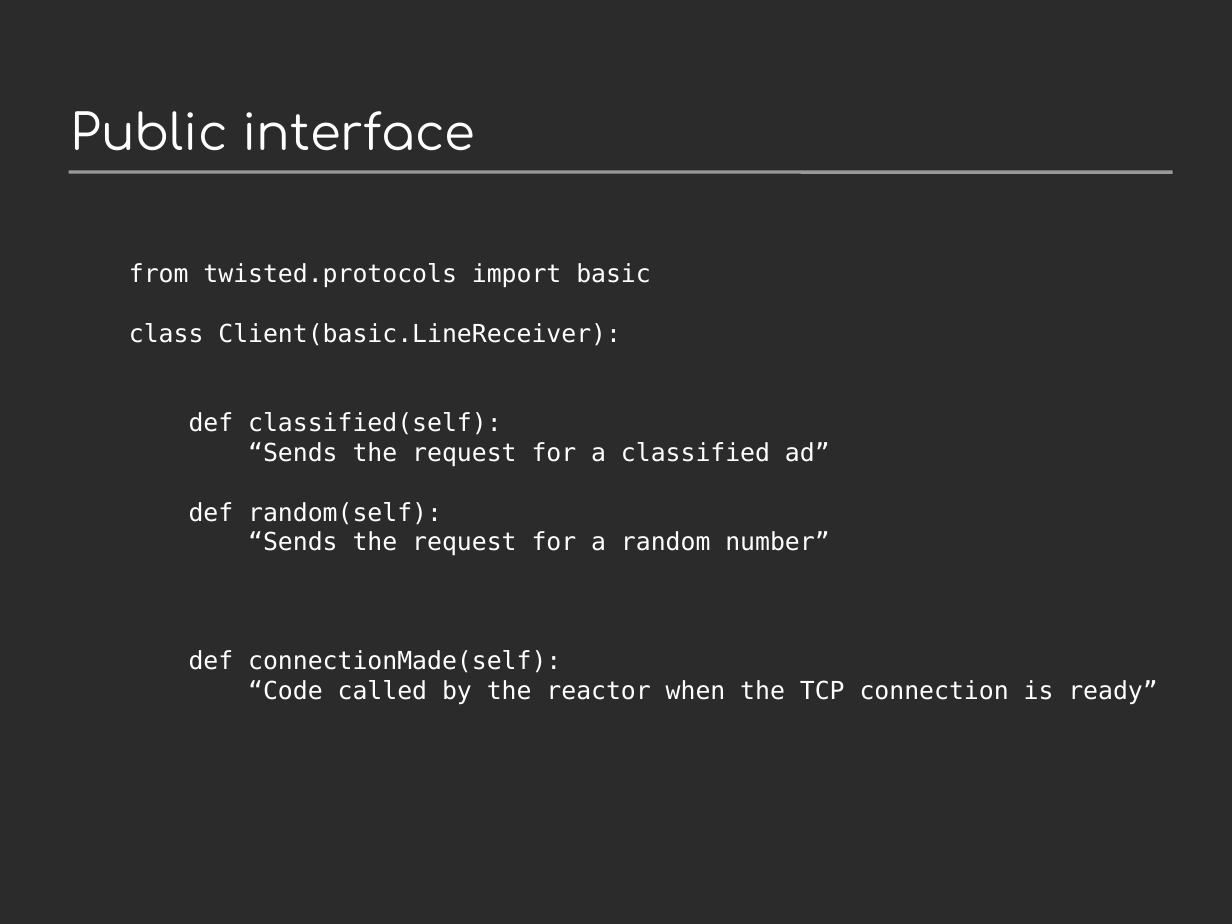
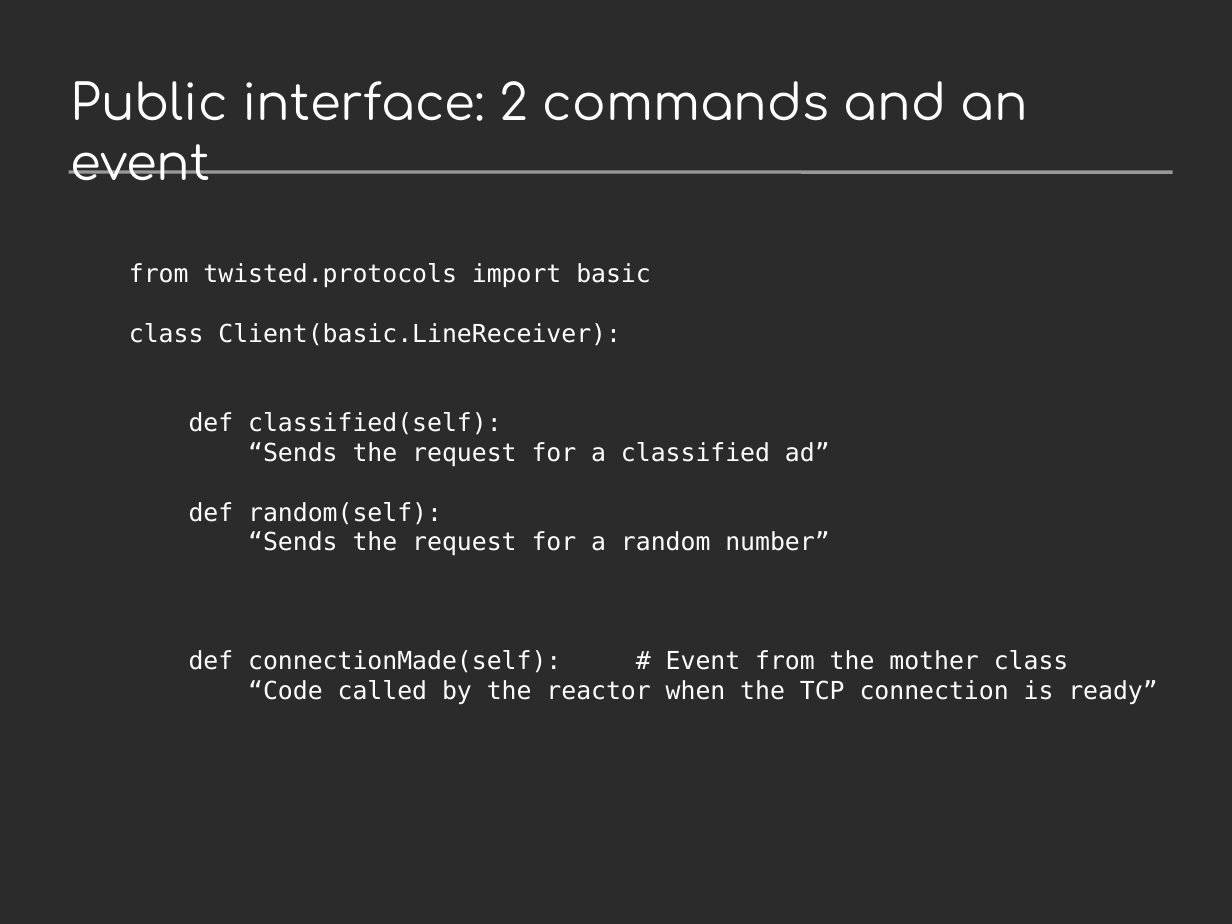
Before and after one commit to jdb/jdb.github.com, a slide deck: slide 21 of imap_idle/presentation/twisted-intro.odp. Drawn at 1232x924 pixels with LibreOffice and Linux fonts; fonts in the diff are those of the drawing; background and template pictures are left out; a plain dark background stands for a picture behind light text. Boxes give left, top, right and bottom in pixels: in the first picture for what was removed or moved away, otherwise in the second. Text is boxed around its words. In the diff, an @@ line names an element or a change of style, - is before the commit and + after.

```diff
--- a/imap_idle/presentation/twisted-intro.odp
+++ b/imap_idle/presentation/twisted-intro.odp
@@ title at (x1=71, y1=81, x2=1028, y2=181): text changed @@
-Public interface
+Public interface: 2 commands and an event
@@ title at (x1=129, y1=263, x2=1158, y2=704): text changed @@
-from twisted.protocols import basic
-class Client(basic.LineReceiver):
-def classified(self):
-“Sends the request for a classified ad”
-def random(self):
-“Sends the request for a random number”
-def connectionMade(self):
-“Code called by the reactor when the TCP connection is ready”
+from twisted.protocols import basic
+class Client(basic.LineReceiver):
+def classified(self):
+“Sends the request for a classified ad”
+def random(self):
+“Sends the request for a random number”
+def connectionMade(self): # Event from the mother class
+“Code called by the reactor when the TCP connection is ready”
```
Also in this commit, not shown: 3 other slides changed, 1 other file.
